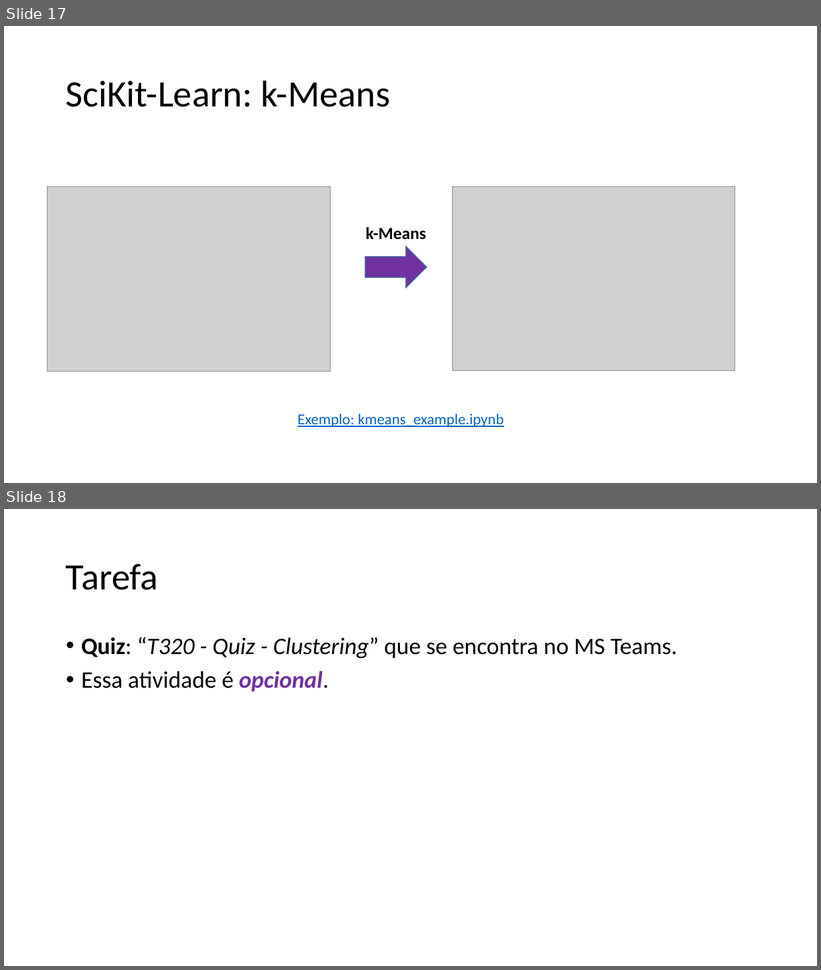
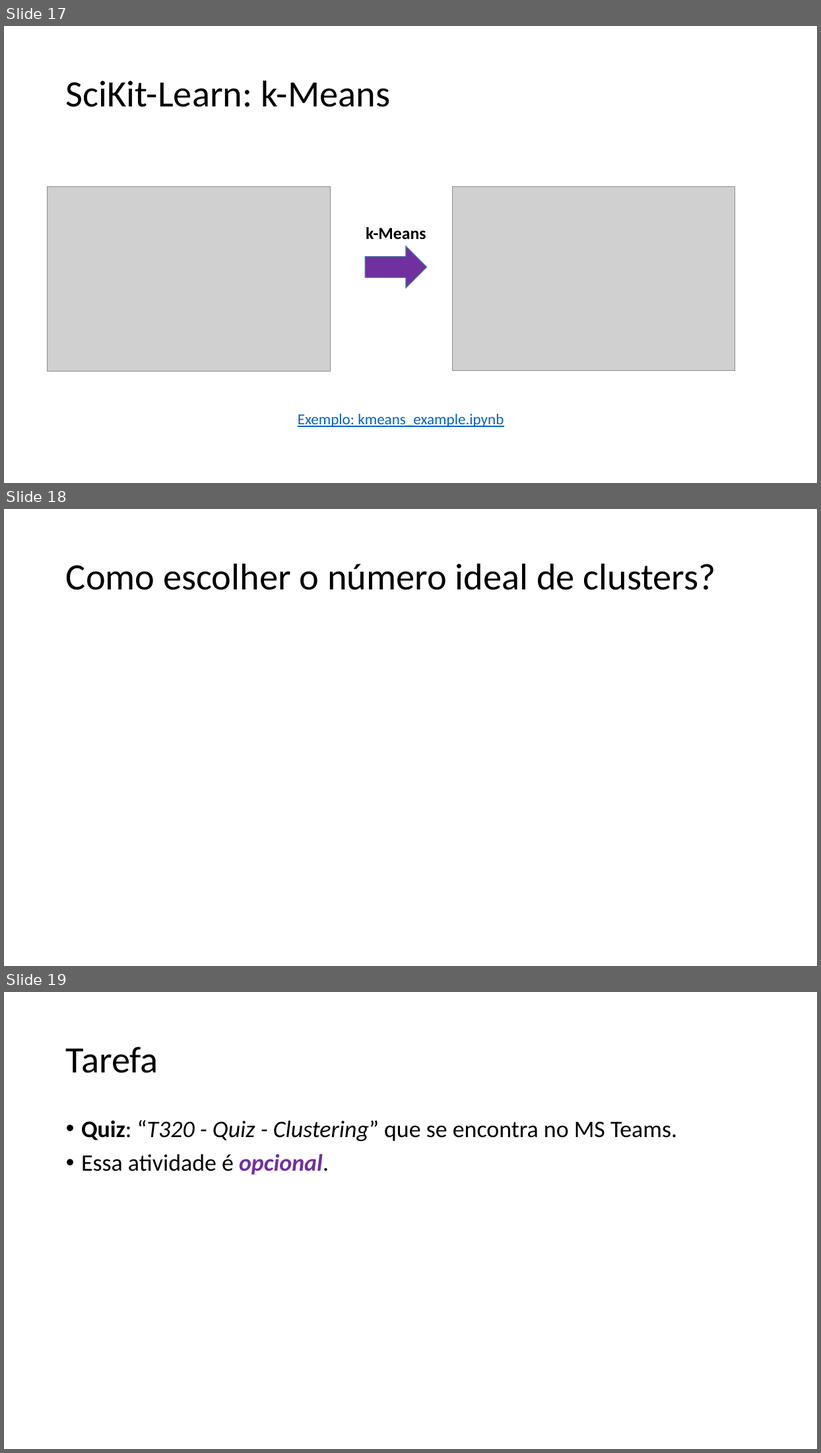
Before and after one commit to zz4fap/t320_aprendizado_de_maquina, a slide deck: slides/T320_kMeans.pptx. Shown one above the other, each under a label of ours: slides 17 and 18 before the commit, slides 17, 18 and 19 after it. The pictures are 821x970 and 821x1453 pixels, drawn with LibreOffice and Linux fonts; fonts in the diff are those of the drawing; grey boxes stand for pictures. Boxes give left, top, right and bottom in pixels: in the first picture for what was removed or moved away, otherwise in the second. Text is boxed around its words. In the diff, an @@ line names an element or a change of style, - is before the commit and + after.

Commit message:
update of slides

```diff
--- a/slides/T320_kMeans.pptx
+++ b/slides/T320_kMeans.pptx
@@ slide 18 added at (x1=4, y1=509, x2=817, y2=966), background #FFFFFF @@
@@ title added at (x1=66, y1=563, x2=716, y2=590), 44 pt, text #000000 @@
+Como escolher o número ideal de clusters?
@@ what was slide 18 is now slide 19 @@
```
